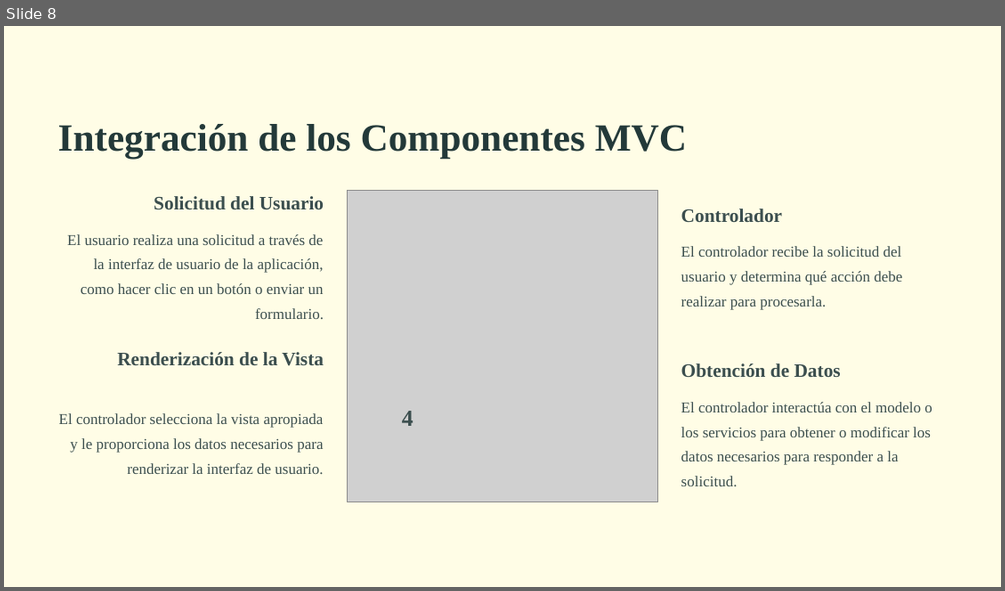
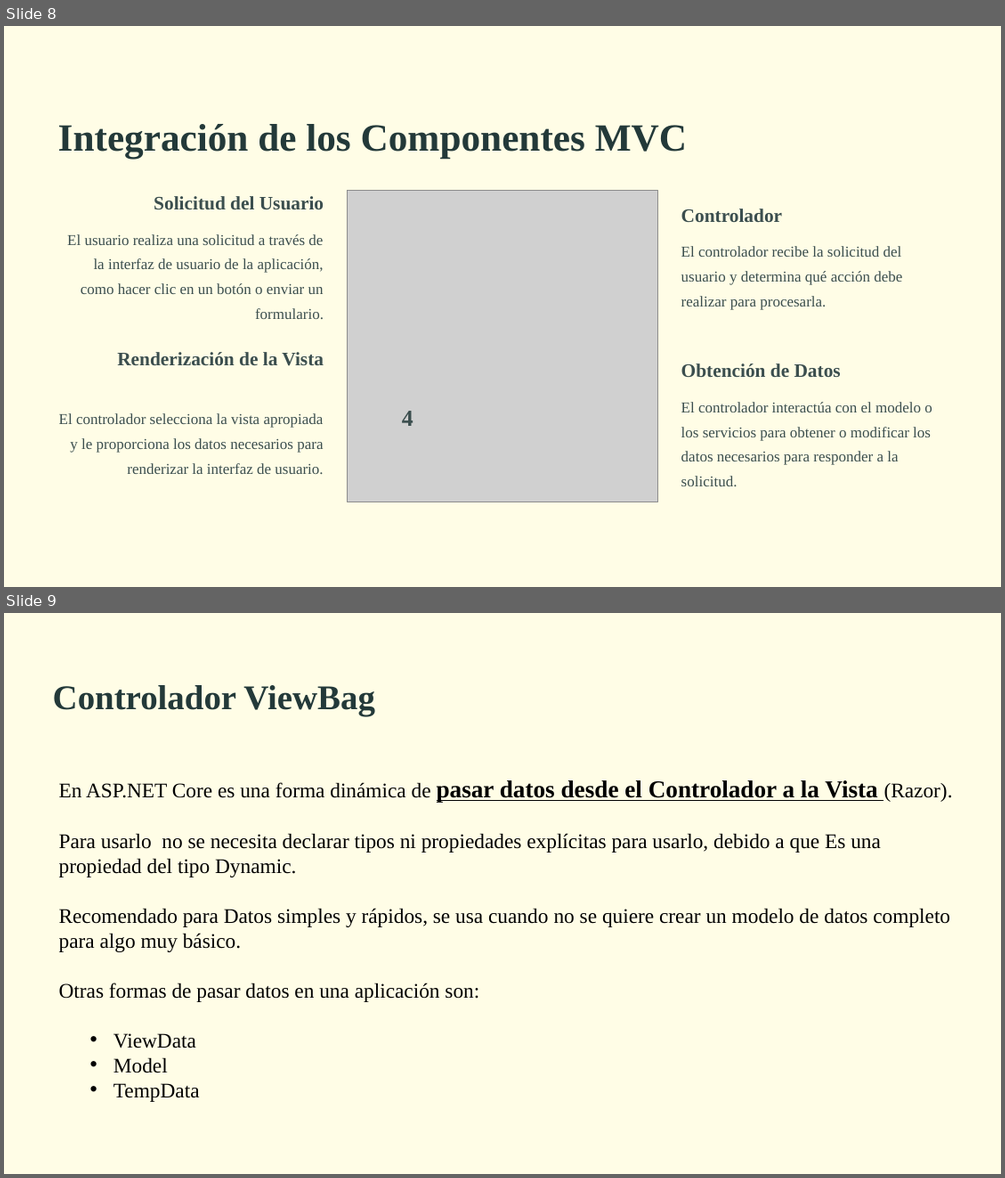
Before and after one commit to CesarLopez-Profe/Paradigmas_de_Programacion, a slide deck: Slides/Servicios_MVC/Introduccion-al-Proyecto-Aplicacion-Web-ASPNET-Core-MVC.pptx. Shown one above the other, each under a label of ours: slide 8 before the commit, slides 8 and 9 after it. The pictures are 1005x591 and 1005x1178 pixels, drawn with LibreOffice and Linux fonts; fonts in the diff are those of the drawing; grey boxes stand for pictures. Boxes give left, top, right and bottom in pixels: in the first picture for what was removed or moved away, otherwise in the second. Text is boxed around its words. In the diff, an @@ line names an element or a change of style, - is before the commit and + after.

```diff
--- a/Slides/Servicios_MVC/Introduccion-al-Proyecto-Aplicacion-Web-ASPNET-Core-MVC.pptx
+++ b/Slides/Servicios_MVC/Introduccion-al-Proyecto-Aplicacion-Web-ASPNET-Core-MVC.pptx
@@ slide 9 added at [4,613,1001,1174], background #FFFFFF; not listed: 1 template element that a slide beside it also shows @@
@@ text added at [53,685,374,716], 40 pt, text #233939, bold @@
+Controlador ViewBag
@@ text added at [59,780,953,1102], 24 pt, text #000000 @@
+En ASP.NET Core es una forma dinámica de pasar datos desde el Controlador a la Vista (Razor).
+Para usarlo no se necesita declarar tipos ni propiedades explícitas para usarlo, debido a que Es una propiedad del tipo Dynamic.
+Recomendado para Datos simples y rápidos, se usa cuando no se quiere crear un modelo de datos completo para algo muy básico.
+Otras formas de pasar datos en una aplicación son:
+  • ViewData
+  • Model
+  • TempData
```
Also in this commit, not shown: 1 slide changed.
